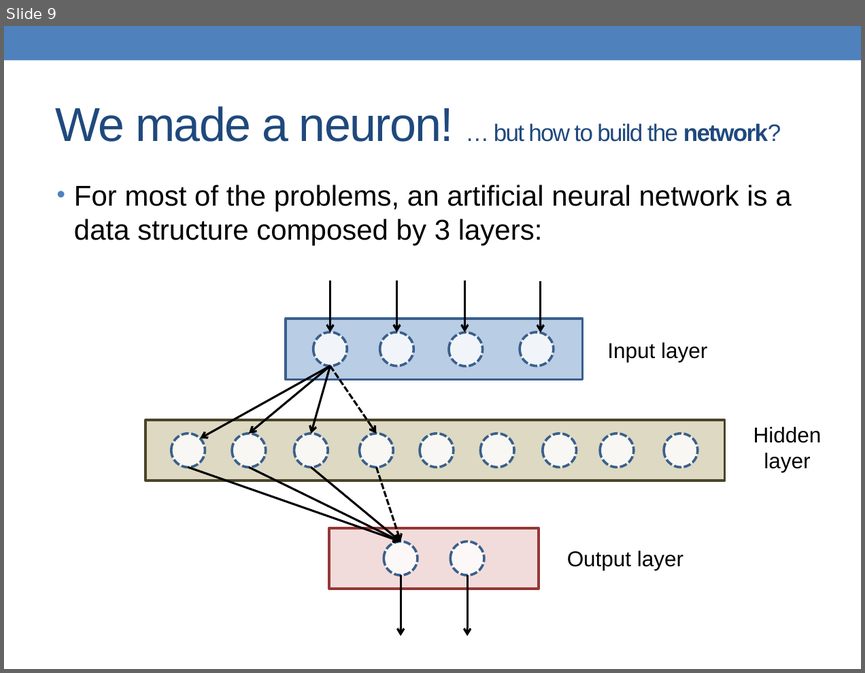
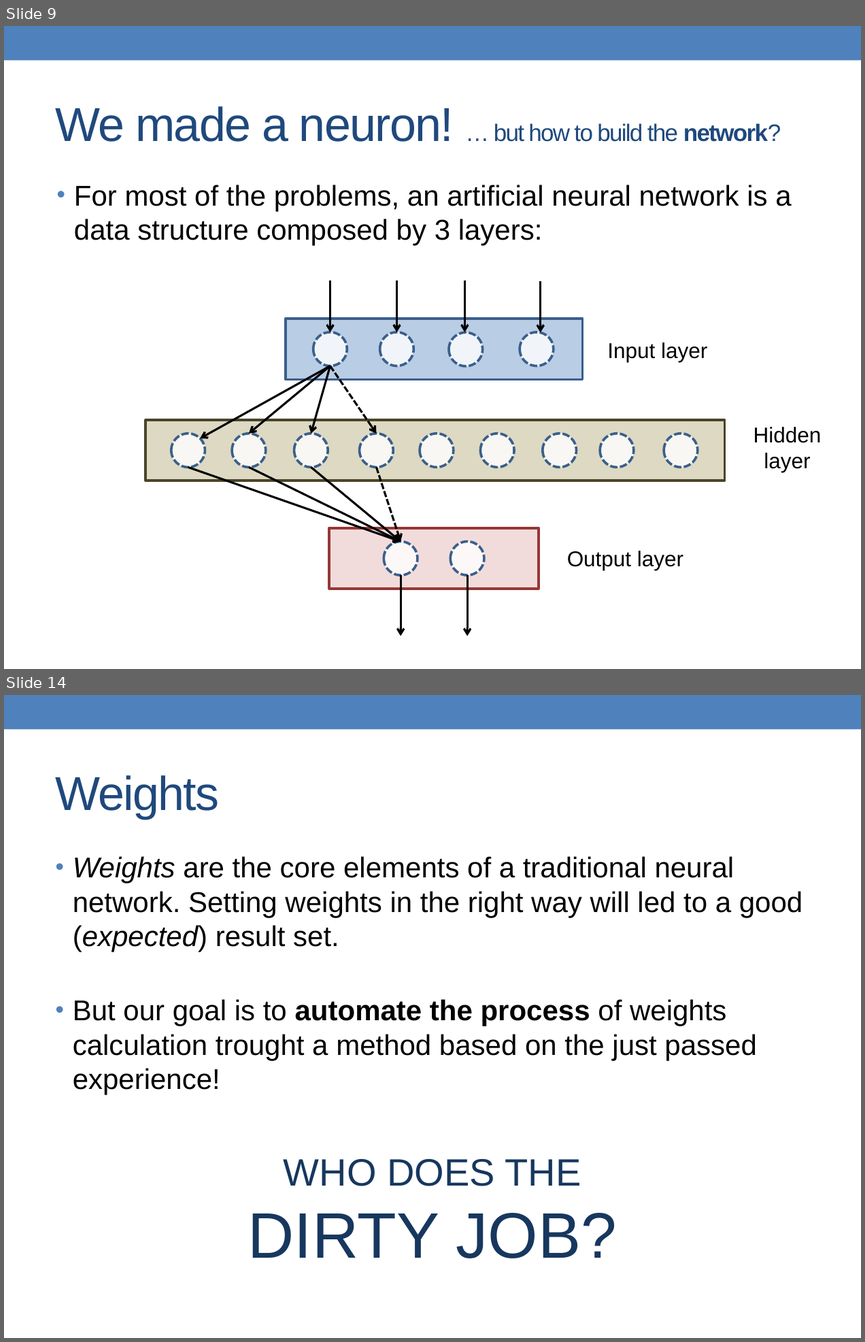
Before and after one commit to alessandrofrancesconi/carwin, a slide deck: presentation.pptx. Shown one above the other, each under a label of ours: slide 9 before the commit, slides 9 and 14 after it; the slides between them are not shown. The pictures are 865x673 and 865x1342 pixels, drawn with LibreOffice and Linux fonts; fonts in the diff are those of the drawing. Boxes give left, top, right and bottom in pixels: in the first picture for what was removed or moved away, otherwise in the second. Text is boxed around its words. In the diff, an @@ line names an element or a change of style, - is before the commit and + after.

```diff
--- a/presentation.pptx
+++ b/presentation.pptx
@@ slide 14 added at (x1=4, y1=695, x2=861, y2=1338), background #FFFFFF; not listed: 1 template element that a slide beside it also shows @@
@@ title added at (x1=56, y1=775, x2=220, y2=819), 40 pt, text #1F497D @@
+Weights
@@ text added at (x1=73, y1=856, x2=802, y2=1258), 24 pt, text #000000 @@
+• Weights are the core elements of a traditional neural network. Setting weights in the right way will led to a good (expected) result set.
+• But our goal is to automate the process of weights calculation trought a method based on the just passed experience!
+WHO DOES THE
+DIRTY JOB?
```
Also in this commit, not shown: 6 slides changed, 9 other slides added, 8 other files.
